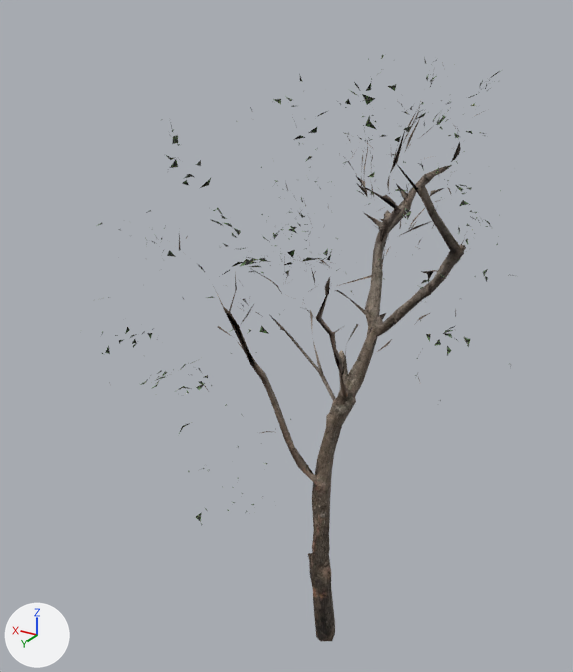
A saved change to the glTF model public/assets/realistic/tree_small_02-low.glb.
One viewpoint serves both versions: a 50 mm lens placed at (-2.29, 4.44, 4.76), pointed at (0.66, -0.48, 2.3). The lights are fixed; the arrows at lower left show +X, +Y and +Z. The older version comes first. Where no turn or scale is listed for an object, it has been applied to the vertices. Vertices at exactly the same position are counted once.

Script lines for the objects in view, before the commit:
```python
me_beziercurve_002 = bpy.data.meshes.new('BezierCurve.002')
me_beziercurve_002.from_pydata(...)  # 3176 vertices, 2311 faces; spans x -1.38..1.38, y -1.97..1.97, z -2.24..2.24
# faces by material slot: [456, 1151, 704]
me_beziercurve_002.materials.append(mat_tree_small_02_branches)
me_beziercurve_002.materials.append(mat_tree_small_02_leaves)
me_beziercurve_002.materials.append(mat_tree_small_02_trunk)
ob_tree_small_02_lod0 = bpy.data.objects.new('tree_small_02_LOD0', me_beziercurve_002)
ob_tree_small_02_lod0.location = (0.101, -0.755, 2.216)
```
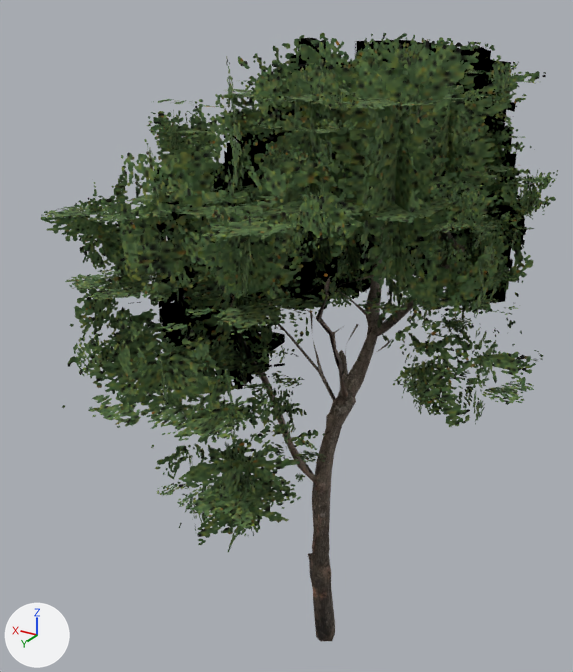
Where the newer file only moved an object's origin or applied its transform, the numbers keep the older frame.

Edits to the bpy script that builds the scene:
```text
Add img_foliage_atlas:
    img_foliage_atlas = load_image('foliage-atlas', '_unpacked/foliage-atlas', 1024, 1024, 'sRGB')
Add mat_baked_leaves:
    mat_baked_leaves = bpy.data.materials.new('baked_leaves')
    # uses the picture img_foliage_atlas
Change me_beziercurve_002:
    used by ob_tree_small_02_lod0; location = (0.101, -0.755, 2.216)
    remove me_beziercurve_002.from_pydata(...)  # 3176 vertices, 2311 faces; spans x -1.38..1.38, y -1.97..1.97, z -2.24..2.24
    add me_beziercurve_002.from_pydata(...)  # 1009 vertices, 1129 faces; spans x -0.87..0.97, y -1.74..1.97, z -2.24..2.1
    me_beziercurve_002 part 1: 494 loose pieces with 2145 vertices, spanning x -1.38..1.38, y -1.97..1.96, z -0.68..2.24, are deleted
    me_beziercurve_002 part 2
    14 vertices are removed from x -0.79..0.69, y -0.25..1.13, z 0.55..1.87
    26 faces are deleted
    7 new faces join them, mat_tree_small_02_branches
    5 new faces join them, mat_tree_small_02_trunk
    me_beziercurve_002 part 3
    3 vertices are removed from x -0.06..0.05, y 0.69..0.72, z -2.14..-1.07
    16 faces are deleted
    10 new faces join them, mat_tree_small_02_trunk
    other edits to the shape of me_beziercurve_002 do not show in these pictures
    remove me_beziercurve_002.materials.append(mat_tree_small_02_leaves)
Add me_baked_leaf_clusters:
    me_baked_leaf_clusters.from_pydata(...)  # 1720 vertices, 860 faces; spans x -1.46..1.46, y -2.15..2.15, z -1.54..1.54
    me_baked_leaf_clusters.materials.append(mat_baked_leaves)
Add ob_baked_leaf_clusters:
    ob_baked_leaf_clusters = bpy.data.objects.new('baked-leaf-clusters', me_baked_leaf_clusters)
    ob_baked_leaf_clusters.location = (0.149, -0.764, 2.995)
```

Location of each change, (x1, y1, x2, y2) in pixels of the pictures (573 x 672 px):
'baked-leaf-clusters', added (green): after (41, 33, 558, 552)
'tree_small_02_LOD0', reshaped (15% narrower, 8% shorter): before (96, 54, 515, 641); after (109, 101, 465, 641)
part 1 of me_beziercurve_002, deleted: before (96, 54, 515, 526)
part 2 of me_beziercurve_002, reshaped: before (212, 106, 464, 324)
part 3 of me_beziercurve_002, reshaped: (314, 488, 327, 535) in both
